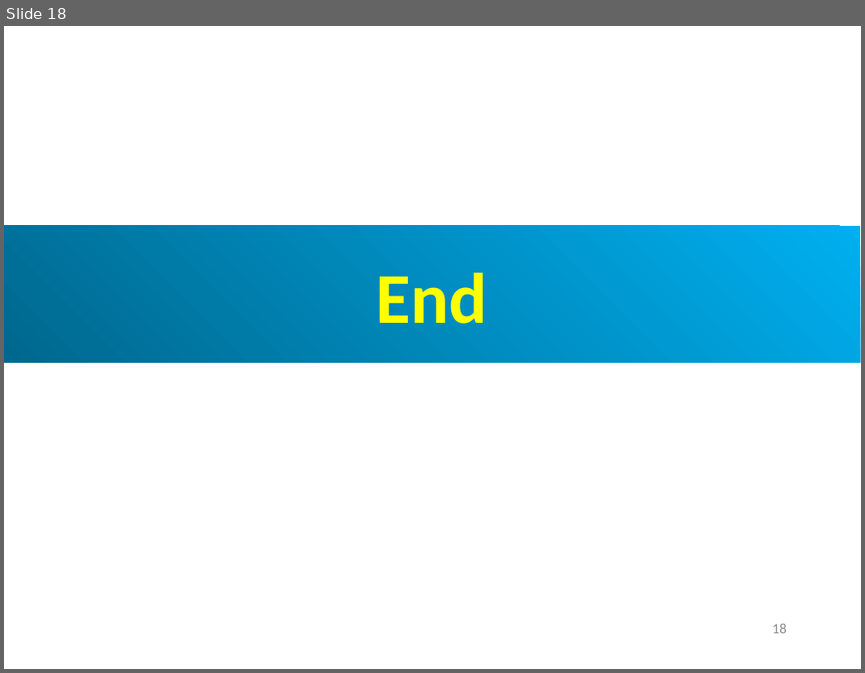
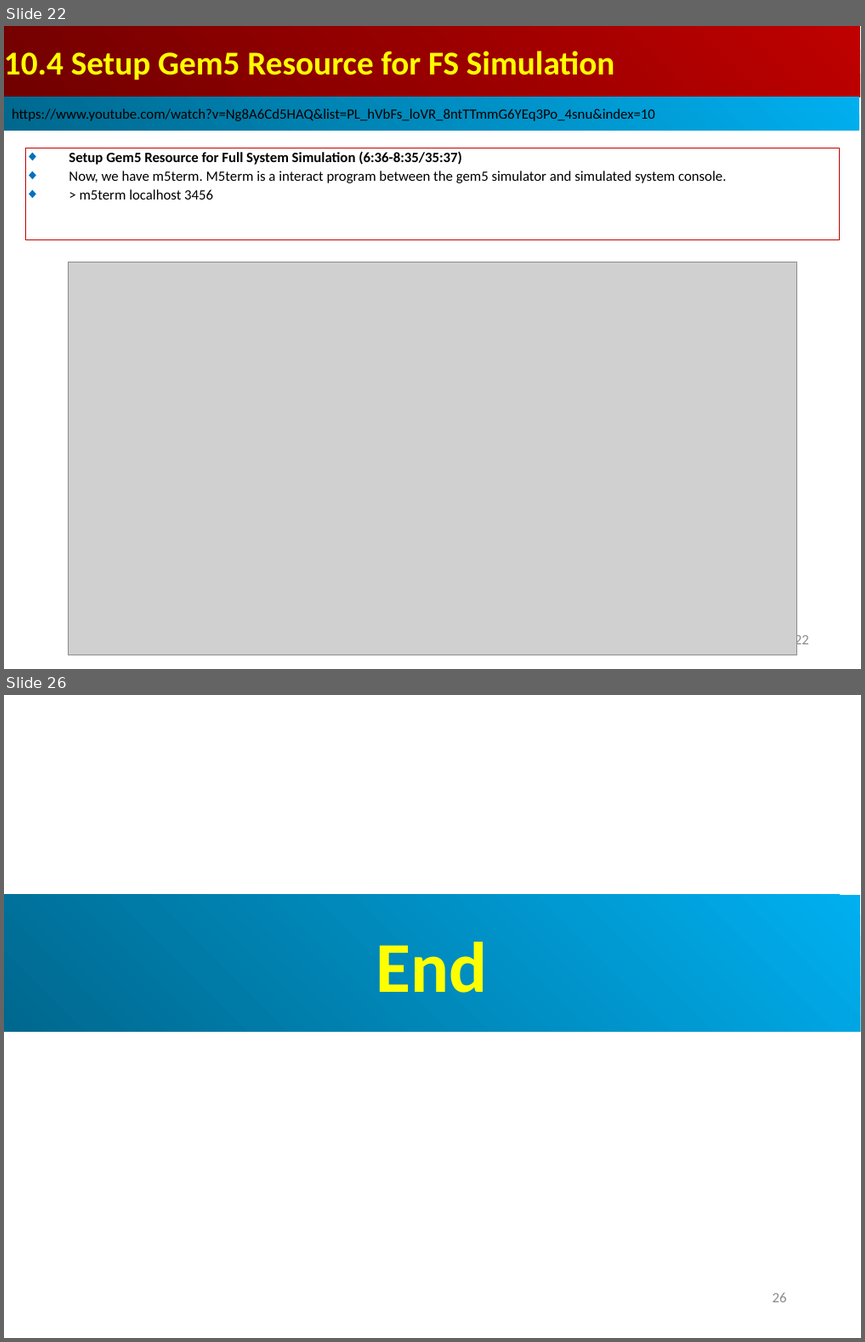
Before and after one commit to peterhchen/AIU_CS850_Gem5_McPAT, a slide deck: 050_Gem5/010.FullSys/000_Video/010.FullSystem.ppt. Shown one above the other, each under a label of ours: slide 18 before the commit, slides 22 and 26 after it; the slides between them are not shown. The pictures are 865x673 and 865x1342 pixels, drawn with LibreOffice and Linux fonts; fonts in the diff are those of the drawing; grey boxes stand for pictures. Boxes give left, top, right and bottom in pixels: in the first picture for what was removed or moved away, otherwise in the second. Text is boxed around its words. In the diff, an @@ line names an element or a change of style, - is before the commit and + after.

```diff
--- a/050_Gem5/010.FullSys/000_Video/010.FullSystem.ppt
+++ b/050_Gem5/010.FullSys/000_Video/010.FullSystem.ppt
@@ slide 22 added at (4, 26, 861, 669), background #FFFFFF @@
@@ rectangle added at (4, 26, 860, 97), fill gradient #BF0000 to #710000, 28 pt, text #FFFF00, bold @@
+10.4 Setup Gem5 Resource for FS Simulation
@@ rectangle added at (4, 97, 859, 131), fill gradient #00AFEF to #00688E, 12 pt, text #000000 @@
+https://www.youtube.com/watch?v=Ng8A6Cd5HAQ&list=PL_hVbFs_loVR_8ntTTmmG6YEq3Po_4snu&index=10
@@ rectangle added at (25, 148, 840, 240), outline #C00000 0.74 pt, 12 pt, text #000000 @@
+◆ Setup Gem5 Resource for Full System Simulation (6:36-8:35/35:37)
+◆ Now, we have m5term. M5term is a interact program between the gem5 simulator and simulated system console.
+◆ > m5term localhost 3456
@@ picture added at (69, 261, 796, 655) @@
@@ page number added at (794, 632, 809, 647), 12 pt, text #8B8B8B @@
+22
@@ what was slide 18 is now slide 26 @@
@@ page number at (772, 1293, 787, 1302): text changed @@
-18
+26
```
Also in this commit, not shown: 1 slide changed, 7 other slides added.
